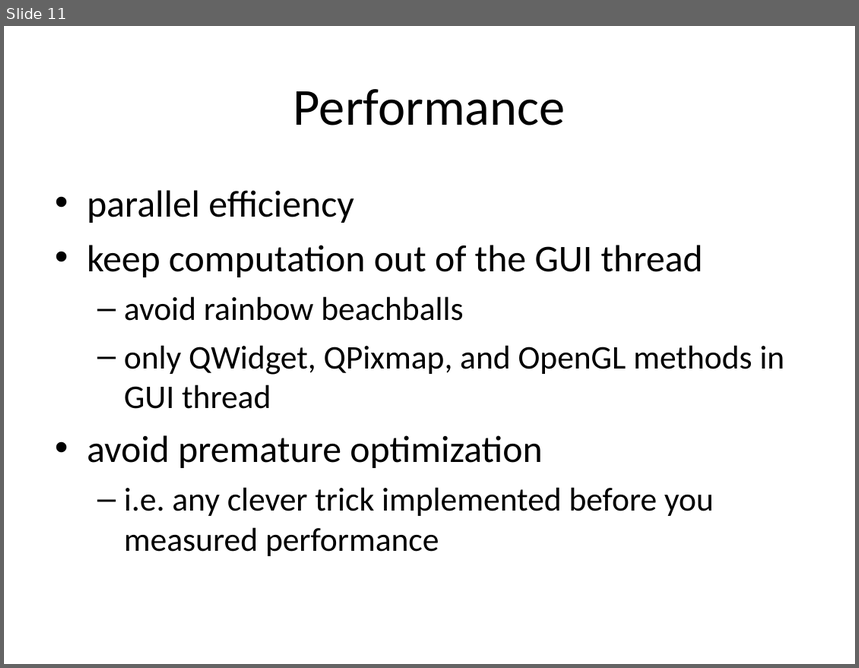
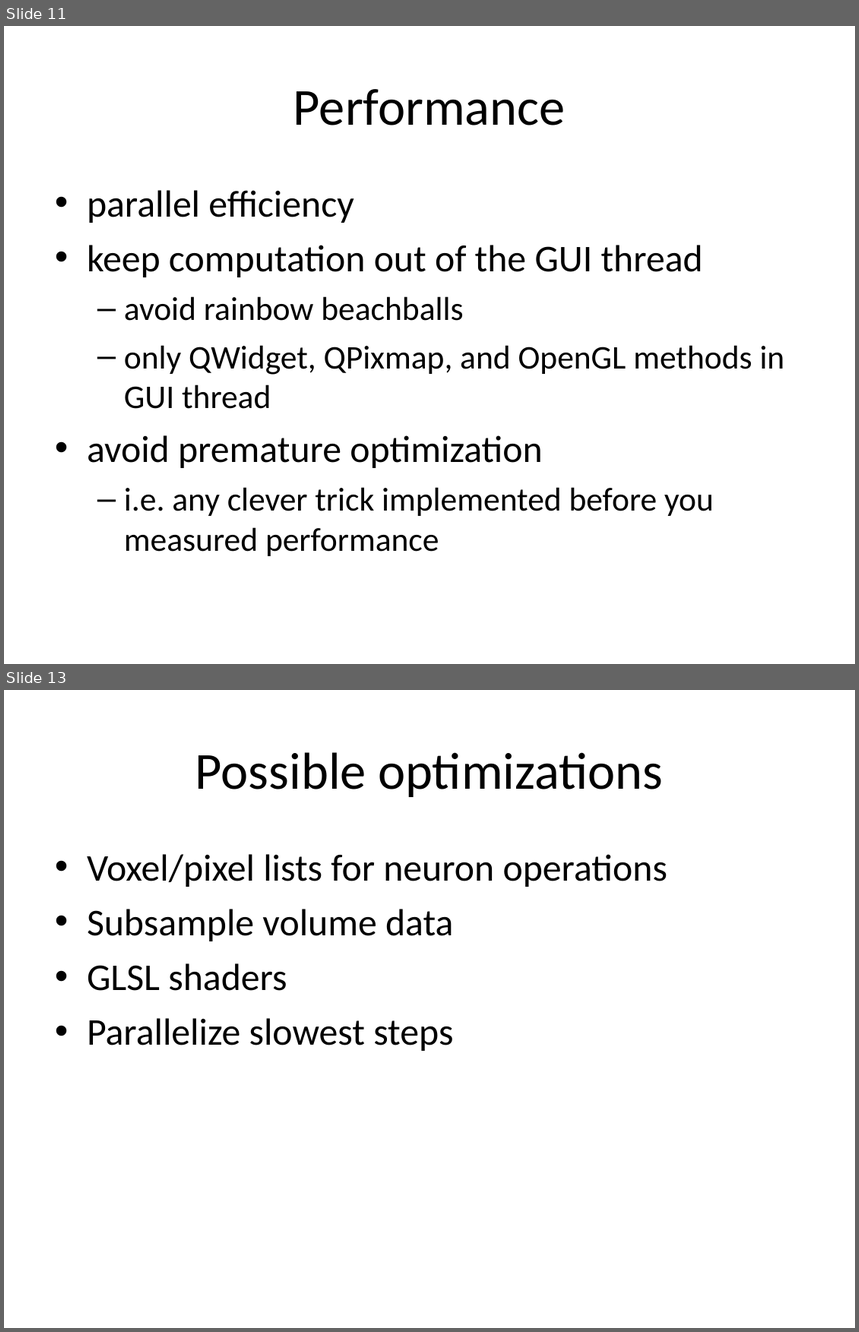
Before and after one commit to CBL-ORION/v3d_external-old, a slide deck: v3d_main/neuron_annotator/doc/NAVolumeModel.ppt. Shown one above the other, each under a label of ours: slide 11 before the commit, slides 11 and 13 after it; the slides between them are not shown. The pictures are 859x668 and 859x1332 pixels, drawn with LibreOffice and Linux fonts; fonts in the diff are those of the drawing. Boxes give left, top, right and bottom in pixels: in the first picture for what was removed or moved away, otherwise in the second. Text is boxed around its words. In the diff, an @@ line names an element or a change of style, - is before the commit and + after.

```diff
--- a/v3d_main/neuron_annotator/doc/NAVolumeModel.ppt
+++ b/v3d_main/neuron_annotator/doc/NAVolumeModel.ppt
@@ slide 13 added at [4, 690, 855, 1328], background #FFFFFF @@
@@ title added at [196, 752, 663, 797], 44 pt, text #000000 @@
+Possible optimizations
@@ text added at [87, 854, 667, 1051], 32 pt, text #000000 @@
+• Voxel/pixel lists for neuron operations
+• Subsample volume data
+• GLSL shaders
+• Parallelize slowest steps
```
Also in this commit, not shown: 2 slides changed.
